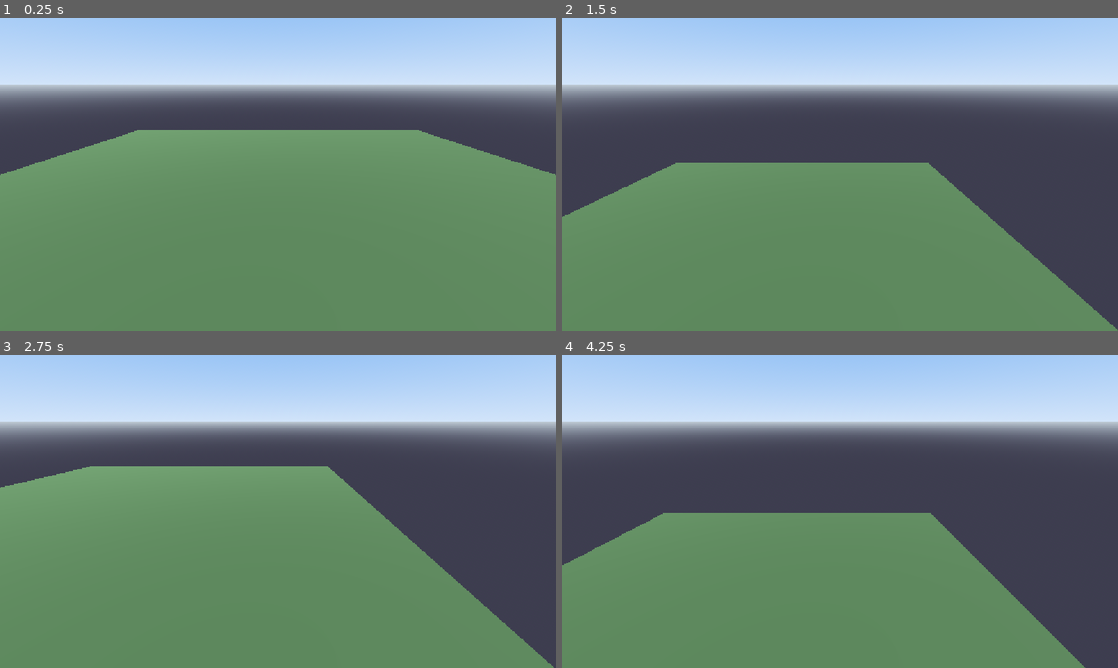
Above: before the commit, frames 1-4 (two rows, left to right).
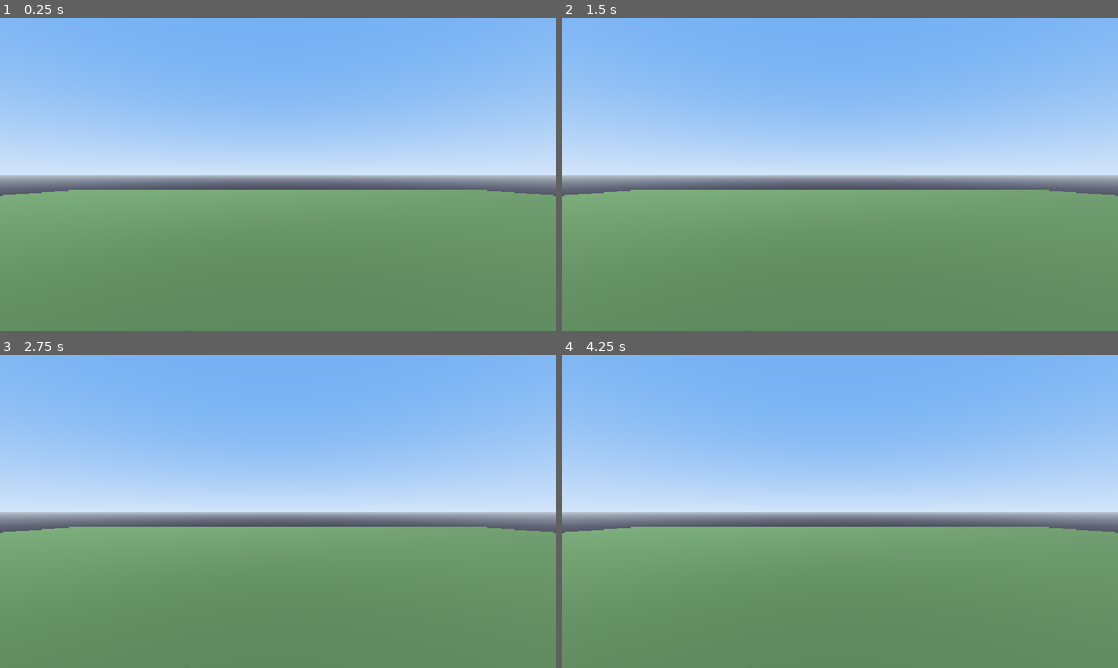
Above: after the commit, the same moments.

Repository: markuslool/Gamegaygame
Game: Godot game, scene res://scenes/test.tscn
Two runs of this game, one before a commit and one after it. Both use one fixed random seed, a clock stepped at 60 frames per second and the inputs below.
Inputs (mouse positions are in pixels of both pictures, inside the frame that each line leads up to):
- Up to frame 1 (0.25 s): no input
- Up to frame 2 (1.5 s): tap Enter at 0.5 s; move the mouse to (962, 158) at 0.52 s; hold D 0.53-1.28 s; hold E 0.53-1.28 s; click (962, 158) at 0.67 s; tap Space at 0.77 s; move the mouse to (728, 190) at 1.27 s; hold S from 1.28 s (still down); tap Q at 1.35 s
- Up to frame 3 (2.75 s): tap Space at 1.52, 2 s; move the mouse to (333, 442) at 2.02 s; release S at 2.03 s; hold D from 2.03 s (still down); hold Ctrl from 2.03 s (still down)
- Up to frame 4 (4.25 s): move the mouse to (812, 574) at 2.77 s; release D at 2.78 s; release Ctrl at 2.78 s; hold W 2.78-3.53 s; tap Shift at 2.85 s; click (812, 574) at 2.92 s; tap Space at 3.02, 3.77 s; tap Enter at 3.5 s; move the mouse to (1006, 558) at 3.52 s; hold A from 3.53 s (still down); hold E from 3.53 s (still down)

The runs differ from the first frame. In frame 1, 57% of the frame differs, in the area x 0-100%, y 0-60%; in frame 2, 64%; in frame 3, 64%; in frame 4, 66%, in the area x 0-100%, y 0-100%.

Commit message:
попакака

Diff:
--- /dev/null
+++ b/resorses/collisions/player.tres
@@ -0,0 +1,3 @@
+[gd_resource type="CapsuleShape3D" format=3 uid="uid://dohtk3y8ncbr3"]
+
+[resource]
--- a/scenes/test.tscn
+++ b/scenes/test.tscn
@@ -1,6 +1,6 @@
 [gd_scene format=3 uid="uid://dnykm7udnrqio"]
 
-[ext_resource type="Script" uid="uid://u41qnohnfepc" path="res://scripts/free_camera.gd" id="1_errlg"]
+[ext_resource type="Shape3D" uid="uid://dohtk3y8ncbr3" path="res://resorses/collisions/player.tres" id="1_errlg"]
 
 [sub_resource type="ProceduralSkyMaterial" id="ProceduralSkyMaterial_errlg"]
 sky_top_color = Color(0.35, 0.55, 0.9, 1)
@@ -47,8 +47,13 @@
 [node name="Collision" type="CollisionShape3D" parent="Ground" unique_id=491938948]
 shape = SubResource("BoxShape3D_74lek")
 
-[node name="FreeCamera" type="Camera3D" parent="." unique_id=1728777675 groups=["camera"]]
-transform = Transform3D(1, 0, 0, 0, 0.92847663, 0.37139088, 0, -0.37139088, 0.92847663, 0, 8, 15)
-current = true
-fov = 70.0
-script = ExtResource("1_errlg")
+[node name="player" type="CharacterBody3D" parent="." unique_id=1566574314]
+transform = Transform3D(1, 0, 0, 0, 1, 0, 0, 0, 1, 0, 1.9829683, 0)
+
+[node name="CollisionShape3D" type="CollisionShape3D" parent="player" unique_id=263016561]
+shape = ExtResource("1_errlg")
+
+[node name="Camera3D" type="Camera3D" parent="player" unique_id=2105755736]
+transform = Transform3D(1, 0, 0, 0, 1, 0, 0, 0, 1, 0, 0.42670894, -0.066372395)
+
+[node name="CSGCylinder3D" type="CSGCylinder3D" parent="player" unique_id=602873205]
